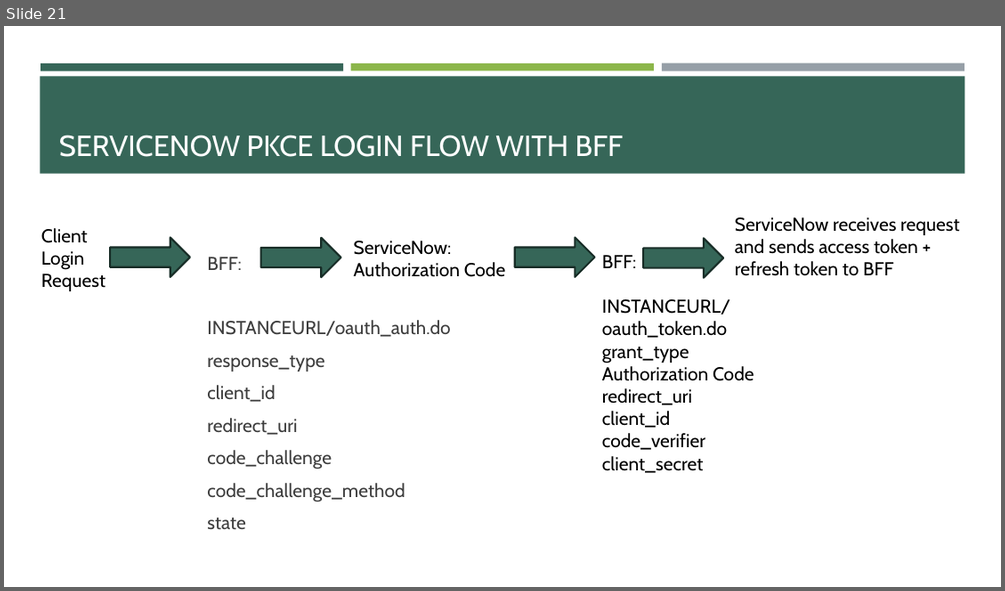
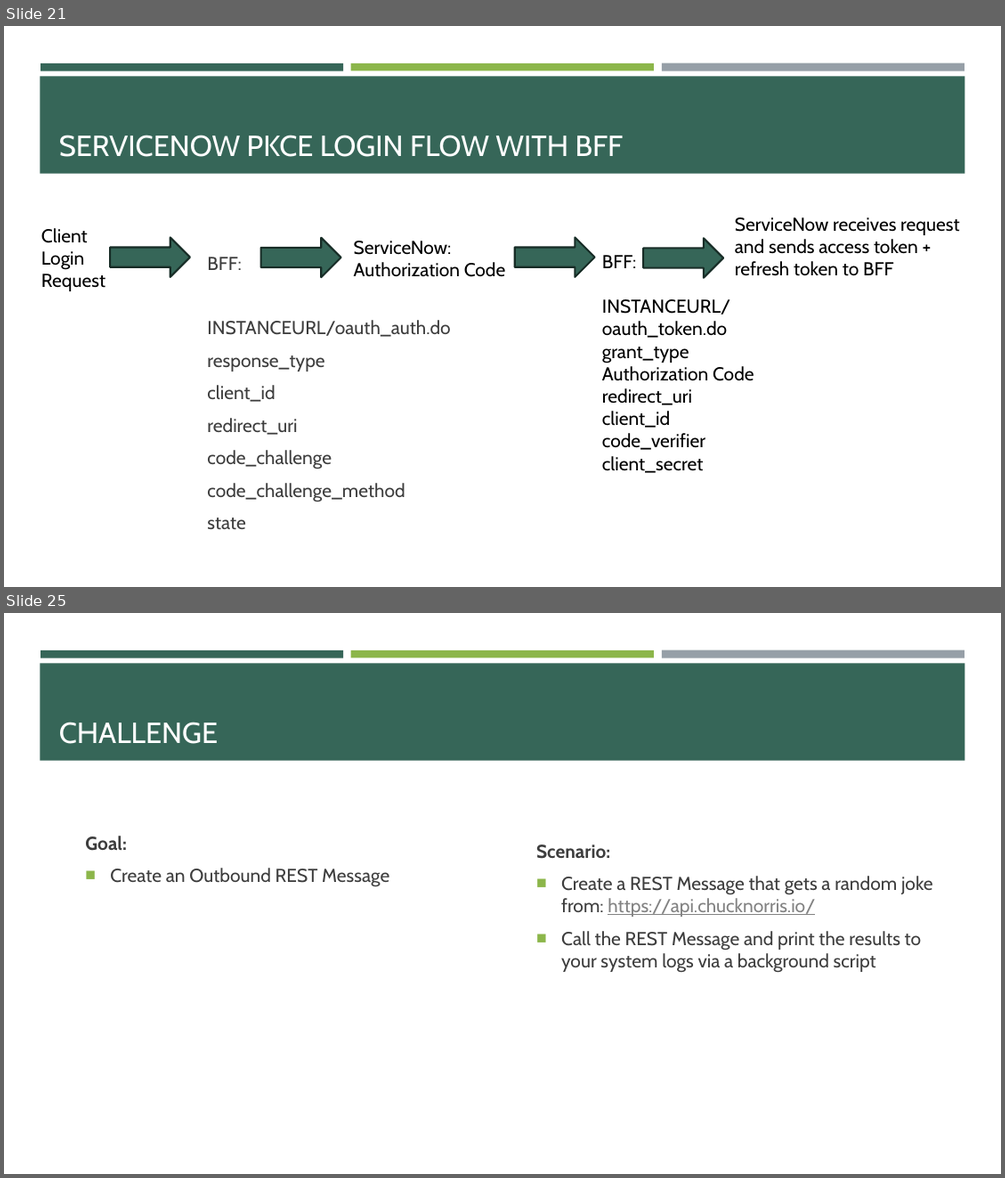
Before and after one commit to e-m-wilson/SNOW, a slide deck: Week_7/Integrations.pptx. Shown one above the other, each under a label of ours: slide 21 before the commit, slides 21 and 25 after it; the slides between them are not shown. The pictures are 1005x591 and 1005x1178 pixels, drawn with LibreOffice and Linux fonts; fonts in the diff are those of the drawing. Boxes give left, top, right and bottom in pixels: in the first picture for what was removed or moved away, otherwise in the second. Text is boxed around its words. In the diff, an @@ line names an element or a change of style, - is before the commit and + after.

```diff
--- a/Week_7/Integrations.pptx
+++ b/Week_7/Integrations.pptx
@@ slide 25 added at (4,613,1001,1174), background #FFFFFF; not listed: 4 template elements that a slide beside it also shows @@
@@ title added at (59,722,218,744), 28 pt, text #FFFFFF @@
+CHALLENGE
@@ text added at (85,835,389,887), 18 pt, text #3D3D3D @@
+Goal:
+■ Create an Outbound REST Message
@@ text added at (536,844,933,973), 18 pt, text #3D3D3D @@
+Scenario:
+■ Create a REST Message that gets a random joke from: https://api.chucknorris.io/
+■ Call the REST Message and print the results to your system logs via a background script
```
Also in this commit, not shown: 2 slides changed, 3 other slides added, 1 other file.
